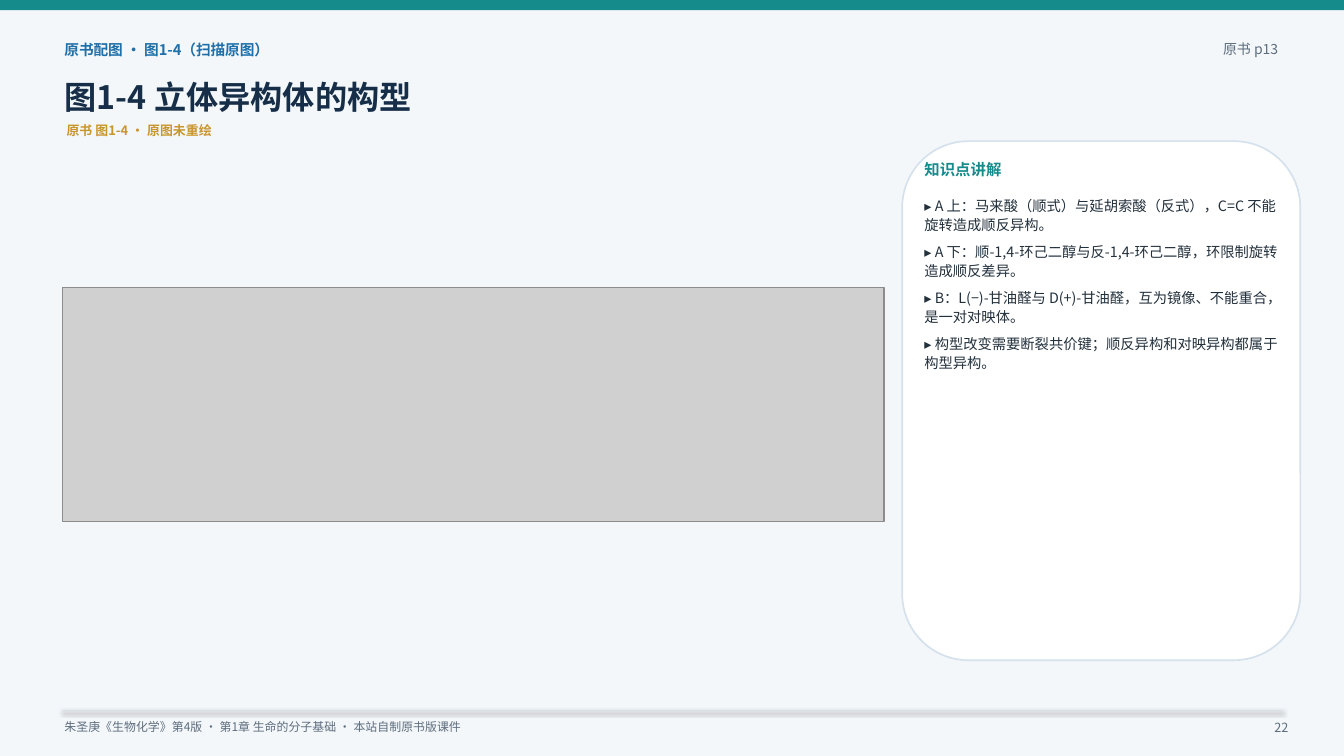
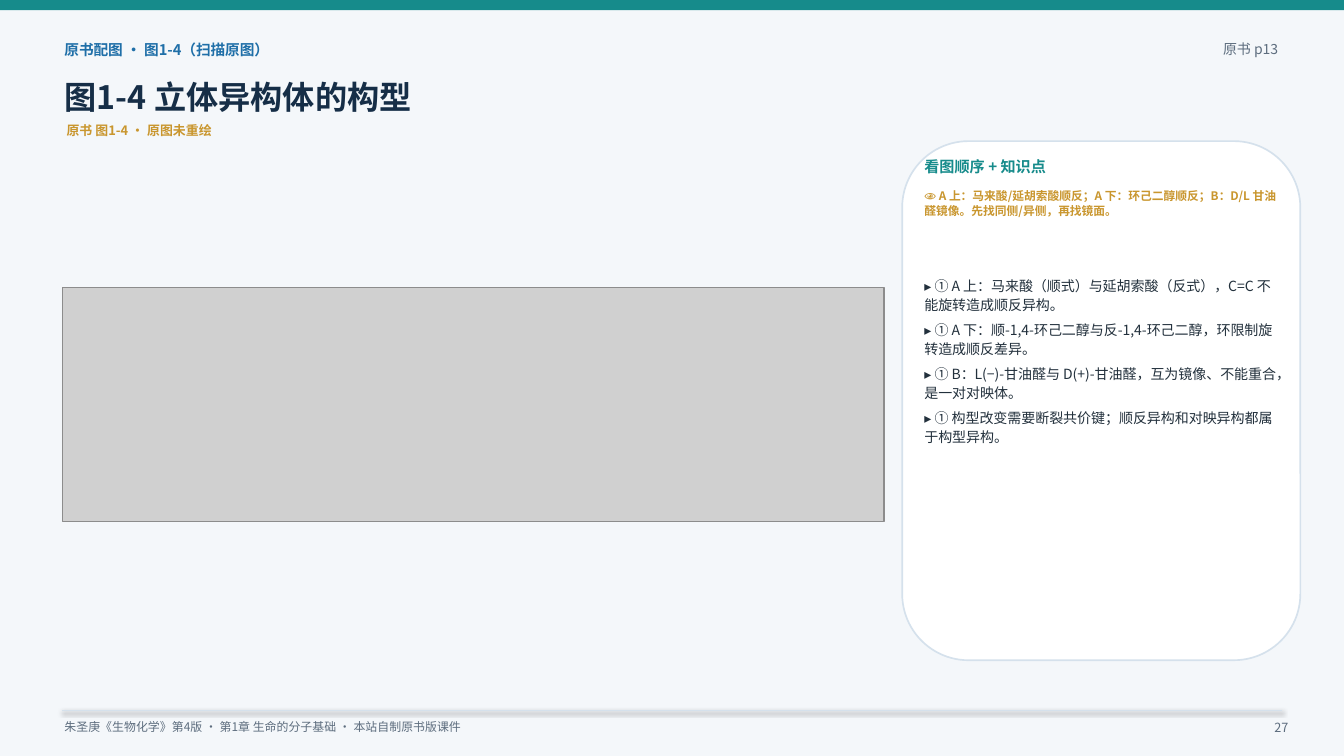
Before and after one commit to newkan-li/Biochemistry, a slide deck: slide 27 of downloads/bc01-original-style.pptx (slide 22 before the commit). Drawn at 1344x756 pixels with LibreOffice and Linux fonts; fonts in the diff are those of the drawing; grey boxes stand for pictures. Boxes give left, top, right and bottom in pixels: in the first picture for what was removed or moved away, otherwise in the second. Text is boxed around its words. In the diff, an @@ line names an element or a change of style, - is before the commit and + after.

```diff
--- a/downloads/bc01-original-style.pptx
+++ b/downloads/bc01-original-style.pptx
@@ text at (924, 157, 1046, 177): text changed; size 11 to 10.8 pt @@
-知识点讲解
+看图顺序 + 知识点
@@ text added at (924, 190, 1276, 217), 8.4 pt, text #C9962E, bold @@
+👁 A 上：马来酸/延胡索酸顺反；A 下：环己二醇顺反；B：D/L 甘油醛镜像。先找同侧/异侧，再找镜面。
@@ text at (924, 279, 1290, 443): text changed; size 10.2 to 10 pt @@
-▸ A 上：马来酸（顺式）与延胡索酸（反式），C=C 不能旋转造成顺反异构。
-▸ A 下：顺-1,4-环己二醇与反-1,4-环己二醇，环限制旋转造成顺反差异。
-▸ B：L(−)-甘油醛与 D(+)-甘油醛，互为镜像、不能重合，是一对对映体。
-▸ 构型改变需要断裂共价键；顺反异构和对映异构都属于构型异构。
+▸ ① A 上：马来酸（顺式）与延胡索酸（反式），C=C 不能旋转造成顺反异构。
+▸ ① A 下：顺-1,4-环己二醇与反-1,4-环己二醇，环限制旋转造成顺反差异。
+▸ ① B：L(−)-甘油醛与 D(+)-甘油醛，互为镜像、不能重合，是一对对映体。
+▸ ① 构型改变需要断裂共价键；顺反异构和对映异构都属于构型异构。
@@ text at (1274, 722, 1288, 732): text changed @@
-22
+27
```
Also in this commit, not shown: 54 other slides changed, 12 slides added, 59 other files.
